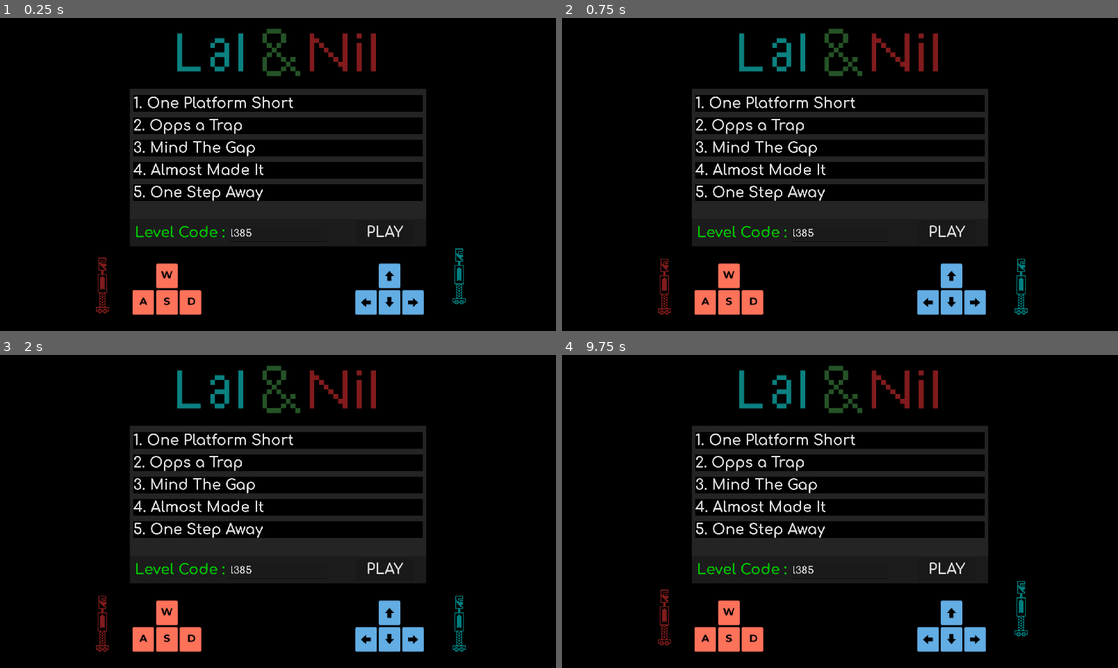
Above: before the commit, frames 1-4 (two rows, left to right).
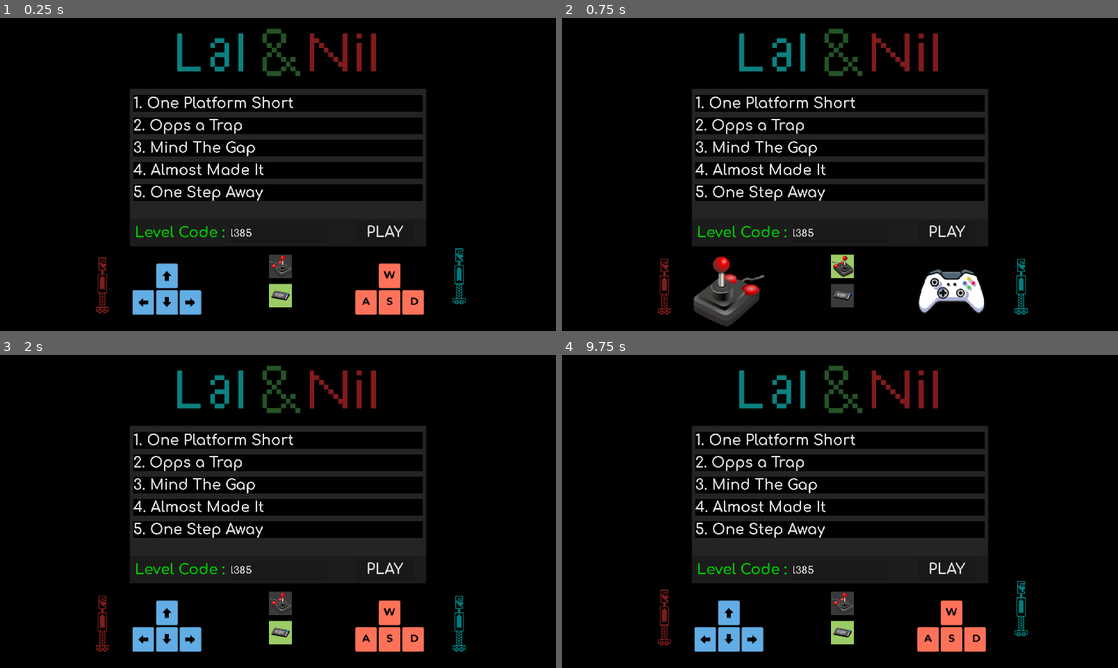
Above: after the commit, the same moments.

Repository: RetroRabiul/Lal_And_Nil
Game: Godot game, scene res://scenes/menu.tscn
The game is run twice, just before and just after one commit, with the same random seed, the same clock (stepped at 60 frames per second) and the same inputs.
Inputs (mouse positions are in pixels of both pictures, inside the frame that each line leads up to):
- Up to frame 1 (0.25 s): no input
- Up to frame 2 (0.75 s): click (840, 265) at 0.52 s
- Up to frame 3 (2 s): click (278, 633) at 1.27 s
- Up to frame 4 (9.75 s): click "PLAY" at 2 s; click (584, 373) at 2.75 s; click "PLAY" at 3.5 s; click (623, 373) at 4.25 s; click (623, 373) at 5 s; click (623, 373) at 5.75 s; tap Enter (play) at 6.5, 7.55 s; hold D (p1_right) 6.53-8.03 s; tap Left (p2_left) at 6.6 s; tap W (p1_jump) at 6.77, 7.07, 7.52, 7.82, 9.02, 9.05, 9.32 s; tap Right (p2_right) at 6.8, 7.35 s; hold A (p1_left) 8.03-8.78 s; hold Enter (play) 8.03-8.78 s; tap Tab (show_ui) at 8.3, 8.85 s; tap R (restart) at 8.75 s; hold D (p1_right) 8.78-9.5 s; click "Menu" at 9.5 s

The runs differ from the first frame. In frame 1, 3.1% of the frame differs, in the area x 23-77%, y 75-95%; in frame 2, 3.9%, in the area x 23-77%, y 75-99%; in frame 3, 3.1%; in frame 4, 3.1%.

Commit message:
controller selection main menu, key speed, both robots celebrate

Diff:
--- a/autoload/global_vars.gd
+++ b/autoload/global_vars.gd
@@ -20,3 +20,6 @@
 var level3_completed = false
 var level4_completed = false
 var level5_completed = false
+
+
+var using_joystick: bool = false
--- /dev/null
+++ b/key.gd
@@ -0,0 +1,58 @@
+extends Area2D
+
+@export var move_to = Vector2.ZERO
+@export var move_time = 0.5
+
+var start_pos = Vector2.ZERO
+var target_pos = Vector2.ZERO
+
+var going_up = false
+var direction = 1
+
+func _ready() -> void:
+	$Timer.wait_time = move_time
+	start_pos = global_position
+
+
+func _on_body_entered(body: Node2D) -> void:
+	if body.is_in_group("player1"):
+		$Collected_Sound.playing = true
+		print(self.global_position)
+		# Trigger camera shake
+		#var camera = get_viewport().get_camera_2d()
+		#if camera and camera.has_method("shake"):
+			#camera.shake()
+		await get_tree().create_timer(0.1).timeout
+		#await($Collected_Sound)
+		GlobalVars.key = true
+		GlobalSignal.key_owner.emit("player1", "player2")
+		#GlobalSignal.key_icon.emit()
+		print("Key",body)
+		_begin_moving()
+
+
+	if body.is_in_group("player2"):
+		$Collected_Sound.playing = true
+		print(self.global_position)
+		# Trigger camera shake
+		#var camera = get_viewport().get_camera_2d()
+		#if camera and camera.has_method("shake"):
+			#camera.shake()
+		await get_tree().create_timer(0.1).timeout
+		#await($Collected_Sound)
+		GlobalVars.key = true
+		GlobalSignal.key_owner.emit("player2", "player1")
+		#GlobalSignal.key_icon.emit()
+		print("Key",body)
+		_begin_moving()
+
+func _begin_moving():
+	#target_pos = start_pos + move_to
+	target_pos = Vector2(1836.0, 84.0)
+	var tween = create_tween()
+	tween.set_parallel()
+	tween.tween_property(self, "global_position", target_pos, move_time)
+	tween.tween_property(self, "scale", Vector2(2.5,2.5), move_time)
+	await get_tree().create_timer(3).timeout
+	GlobalSignal.key_icon.emit()
+	queue_free()
--- a/project.godot
+++ b/project.godot
@@ -24,7 +24,6 @@
 
 window/size/viewport_width=1920
 window/size/viewport_height=1080
-window/size/mode=3
 window/stretch/mode="viewport"
 
 [global_group]
@@ -44,27 +43,39 @@
 p1_right={
 "deadzone": 0.2,
 "events": [Object(InputEventKey,"resource_local_to_scene":false,"resource_name":"","device":-1,"window_id":0,"alt_press …(192 unchanged characters)…
+, Object(InputEventJoypadMotion,"resource_local_to_scene":false,"resource_name":"","device":-1,"axis":0,"axis_value":1.0,"script":null)
 ]
 }
 p1_jump={
 "deadzone": 0.2,
 "events": [Object(InputEventKey,"resource_local_to_scene":false,"resource_name":"","device":-1,"window_id":0,"alt_press …(192 unchanged characters)…
 , Object(InputEventJoypadMotion,"resource_local_to_scene":false,"resource_name":"","device":-1,"axis":1,"axis_value":-1.0,"script":null)
+, Object(InputEventJoypadMotion,"resource_local_to_scene":false,"resource_name":"","device":-1,"axis":1,"axis_value":-1.0,"script":null)
+, Object(InputEventJoypadButton,"resource_local_to_scene":false,"resource_name":"","device":-1,"button_index":2,"pressure":0.0,"pressed":true,"script":null)
+, Object(InputEventJoypadButton,"resource_local_to_scene":false,"resource_name":"","device":-1,"button_index":0,"pressure":0.0,"pressed":true,"script":null)
 ]
 }
 p2_left={
 "deadzone": 0.2,
 "events": [Object(InputEventKey,"resource_local_to_scene":false,"resource_name":"","device":-1,"window_id":0,"alt_press …(195 unchanged characters)…
+, Object(InputEventJoypadButton,"resource_local_to_scene":false,"resource_name":"","device":-1,"button_index":13,"pressure":0.0,"pressed":true,"script":null)
+, Object(InputEventJoypadMotion,"resource_local_to_scene":false,"resource_name":"","device":-1,"axis":0,"axis_value":-1.0,"script":null)
 ]
 }
 p2_right={
 "deadzone": 0.2,
 "events": [Object(InputEventKey,"resource_local_to_scene":false,"resource_name":"","device":-1,"window_id":0,"alt_press …(195 unchanged characters)…
+, Object(InputEventJoypadButton,"resource_local_to_scene":false,"resource_name":"","device":-1,"button_index":14,"pressure":0.0,"pressed":true,"script":null)
+, Object(InputEventJoypadMotion,"resource_local_to_scene":false,"resource_name":"","device":-1,"axis":0,"axis_value":1.0,"script":null)
 ]
 }
 p2_jump={
 "deadzone": 0.2,
 "events": [Object(InputEventKey,"resource_local_to_scene":false,"resource_name":"","device":-1,"window_id":0,"alt_press …(195 unchanged characters)…
+, Object(InputEventJoypadButton,"resource_local_to_scene":false,"resource_name":"","device":-1,"button_index":11,"pressure":0.0,"pressed":true,"script":null)
+, Object(InputEventJoypadButton,"resource_local_to_scene":false,"resource_name":"","device":-1,"button_index":3,"pressure":0.0,"pressed":true,"script":null)
+, Object(InputEventJoypadMotion,"resource_local_to_scene":false,"resource_name":"","device":-1,"axis":1,"axis_value":-1.0,"script":null)
+, Object(InputEventJoypadButton,"resource_local_to_scene":false,"resource_name":"","device":-1,"button_index":0,"pressure":0.0,"pressed":true,"script":null)
 ]
 }
 show_ui={
--- a/scenes/Almost_Made_It.tscn
+++ b/scenes/Almost_Made_It.tscn
@@ -126,12 +126,13 @@
 
 [node name="key" parent="." instance=ExtResource("8_40yot")]
 position = Vector2(1763, 668)
+move_speed = 700
 
 [node name="player_1" parent="." instance=ExtResource("9_88f2w")]
 position = Vector2(189, 897)
 
 [node name="player_2" parent="." instance=ExtResource("10_h38nd")]
-position = Vector2(1685, 913)
+position = Vector2(1693, 913)
 
 [node name="Camera" type="Camera2D" parent="."]
 position = Vector2(0, 575)
--- a/scenes/Mind_the_Gap.tscn
+++ b/scenes/Mind_the_Gap.tscn
@@ -109,12 +109,13 @@
 
 [node name="key" parent="." instance=ExtResource("9_p76dq")]
 position = Vector2(127, 339)
+move_speed = 1000
 
 [node name="player_1" parent="." instance=ExtResource("10_ouibg")]
 position = Vector2(98, 888)
 
 [node name="player_2" parent="." instance=ExtResource("11_fwkwp")]
-position = Vector2(165, 876)
+position = Vector2(186, 888)
 
 [node name="Camera" type="Camera2D" parent="."]
 position = Vector2(0, 575)
--- a/scenes/One_Step_Away.tscn
+++ b/scenes/One_Step_Away.tscn
@@ -97,9 +97,10 @@
 
 [node name="key" parent="." instance=ExtResource("6_gmht3")]
 position = Vector2(126, 460)
+move_speed = 1000
 
 [node name="player_1" parent="." instance=ExtResource("7_3yoqf")]
-position = Vector2(189, 174)
+position = Vector2(185, 195)
 
 [node name="player_2" parent="." instance=ExtResource("8_4em25")]
 position = Vector2(1625, 244)
--- a/scenes/door.tscn
+++ b/scenes/door.tscn
@@ -76,6 +76,7 @@
 theme_override_font_sizes/font_size = 32
 
 [node name="Timer" type="Timer" parent="."]
+wait_time = 2.0
 
 [connection signal="body_entered" from="." to="." method="_on_body_entered"]
 [connection signal="body_exited" from="." to="." method="_on_body_exited"]
--- a/scenes/menu.tscn
+++ b/scenes/menu.tscn
@@ -1,14 +1,16 @@
-[gd_scene load_steps=20 format=3 uid="uid://br0j444m4p7gx"]
+[gd_scene load_steps=22 format=3 uid="uid://br0j444m4p7gx"]
 
 [ext_resource type="Script" uid="uid://jegvsrqrjvlu" path="res://scripts/menu.gd" id="1_vjb58"]
 [ext_resource type="FontFile" uid="uid://k0lb3q5pibgv" path="res://assets/fonts/Comfortaa/static/Comfortaa-Bold.ttf" id="1_yqeox"]
 [ext_resource type="AudioStream" uid="uid://cjopom130hwci" path="res://assets/Audio/Button.wav" id="3_con2f"]
-[ext_resource type="Texture2D" uid="uid://bfrfrfahf1co3" path="res://assets/1.png" id="4_4ytvr"]
+[ext_resource type="Texture2D" uid="uid://bfrfrfahf1co3" path="res://assets/arrow_keys.png" id="4_4ytvr"]
 [ext_resource type="Texture2D" uid="uid://b245c0sler7mq" path="res://assets/2.png" id="5_g3eks"]
 [ext_resource type="PackedScene" uid="uid://6vgh3nl5ugj" path="res://scenes/player1.tscn" id="6_g3eks"]
 [ext_resource type="PackedScene" uid="uid://b4vbpkgaf2om0" path="res://scenes/player2.tscn" id="7_v86rl"]
 [ext_resource type="Texture2D" uid="uid://8jfg01fdf455" path="res://assets/lal_nil.png" id="8_13sgg"]
 [ext_resource type="AudioStream" uid="uid://cx6cvj1mqiptt" path="res://assets/Audio/bgm_9.wav" id="9_i6lef"]
+[ext_resource type="Texture2D" uid="uid://dg2nktsu7pmfs" path="res://assets/control-select/joy_off.png" id="10_mj5lg"]
+[ext_resource type="Texture2D" uid="uid://qvc12pfu3p6s" path="res://assets/control-select/key_off.png" id="11_ufwb2"]
 
 [sub_resource type="StyleBoxFlat" id="StyleBoxFlat_con2f"]
 bg_color = Color(0, 0, 0, 1)
@@ -48,6 +50,7 @@
 grow_horizontal = 2
 grow_vertical = 2
 script = ExtResource("1_vjb58")
+use_joystick = false
 
 [node name="ColorRect" type="ColorRect" parent="."]
 layout_mode = 1
@@ -226,12 +229,14 @@
 stream = ExtResource("3_con2f")
 
 [node name="Keys" type="Sprite2D" parent="."]
+unique_name_in_owner = true
 texture_filter = 1
 position = Vector2(576, 947)
 scale = Vector2(2, 2)
 texture = ExtResource("4_4ytvr")
 
 [node name="Arrows" type="Sprite2D" parent="."]
+unique_name_in_owner = true
 texture_filter = 1
 position = Vector2(1345, 947)
 scale = Vector2(2, 2)
@@ -283,6 +288,40 @@
 [node name="AudioStreamPlayer" type="AudioStreamPlayer" parent="."]
 stream = ExtResource("9_i6lef")
 autoplay = true
+
+[node name="JoySelect" type="TextureButton" parent="."]
+unique_name_in_owner = true
+layout_mode = 1
+anchors_preset = 7
+anchor_left = 0.5
+anchor_top = 1.0
+anchor_right = 0.5
+anchor_bottom = 1.0
+offset_left = -31.0
+offset_top = -263.0
+offset_right = 169.0
+offset_bottom = -63.0
+grow_horizontal = 2
+grow_vertical = 0
+scale = Vector2(0.4, 0.4)
+texture_normal = ExtResource("10_mj5lg")
+
+[node name="KeySelect" type="TextureButton" parent="."]
+unique_name_in_owner = true
+layout_mode = 1
+anchors_preset = 7
+anchor_left = 0.5
+anchor_top = 1.0
+anchor_right = 0.5
+anchor_bottom = 1.0
+offset_left = -31.0
+offset_top = -162.0
+offset_right = 169.0
+offset_bottom = 38.0
+grow_horizontal = 2
+grow_vertical = 0
+scale = Vector2(0.4, 0.4)
+texture_normal = ExtResource("11_ufwb2")
 
 [connection signal="pressed" from="ColorRect/VBoxContainer/Level_1" to="." method="_on_level_1_pressed"]
 [connection signal="pressed" from="ColorRect/VBoxContainer/Level_2" to="." method="_on_level_2_pressed"]
@@ -291,3 +330,5 @@
 [connection signal="pressed" from="ColorRect/VBoxContainer/Level_5" to="." method="_on_level_5_pressed"]
 [connection signal="text_changed" from="ColorRect/ColorRect/LevelCode" to="." method="_on_level_code_text_changed"]
 [connection signal="pressed" from="ColorRect/ColorRect/PlayButton" to="." method="_on_button_pressed"]
+[connection signal="pressed" from="JoySelect" to="." method="_on_joy_select_pressed"]
+[connection signal="pressed" from="KeySelect" to="." method="_on_key_select_pressed"]
--- a/scenes/ui.tscn
+++ b/scenes/ui.tscn
@@ -29,6 +29,7 @@
 anchor_bottom = 1.0
 grow_horizontal = 2
 grow_vertical = 2
+mouse_filter = 2
 
 [node name="key_icon" type="Sprite2D" parent="key_collected"]
 position = Vector2(1836, 84)
--- a/scripts/door.gd
+++ b/scripts/door.gd
@@ -28,7 +28,7 @@
 	if body.is_in_group(str(key_owner)):
 		player_count += 1
 		print(player_count, key_owner)
-		GlobalSignal.player_celebrating.emit(key_owner)
+
 		if GlobalVars.key == true:
 			opened = true
 			%DoorAnim.play("open")
@@ -36,15 +36,19 @@
 			%Label.show()
 			if player_count == 2:
 				$Timer.start()
+				GlobalSignal.player_celebrating.emit(key_owner)
+				GlobalSignal.player_celebrating.emit(other_player)
 	if  body.is_in_group(str(other_player)):
 		player_count += 1
 		print(player_count, other_player)
 		if opened:
-			GlobalSignal.player_celebrating.emit(other_player)
+
 			print("player Celebrating")
 			#$Timer.start()
 		if player_count == 2:
 			$Timer.start()
+			GlobalSignal.player_celebrating.emit(other_player)
+			GlobalSignal.player_celebrating.emit(key_owner)
 
 func _on_body_exited(body: Node2D) -> void:
 	if body.is_in_group(str(key_owner)):
--- a/scripts/key.gd
+++ b/scripts/key.gd
@@ -1,7 +1,8 @@
 extends Area2D
 
 @export var move_to = Vector2.ZERO
-@export var move_time = 0.5
+@export var move_speed = 350
+
 
 var start_pos = Vector2.ZERO
 var target_pos = Vector2.ZERO
@@ -9,8 +10,10 @@
 var going_up = false
 var direction = 1
 
+
+
 func _ready() -> void:
-	$Timer.wait_time = move_time
+
 	start_pos = global_position
 
 
@@ -48,9 +51,13 @@
 
 func _begin_moving():
 	target_pos = Vector2(1836.0, 84.0)
+	var dist = global_position.distance_to(target_pos)
+	var move_time = dist/move_speed
+	$Timer.wait_time = move_time
 	var tween = create_tween()
+	tween.set_parallel()
 	tween.tween_property(self, "global_position", target_pos, move_time)
 	tween.tween_property(self, "scale", Vector2(2.5,2.5), move_time)
-	await get_tree().create_timer(3).timeout
+	await get_tree().create_timer(move_time).timeout
 	GlobalSignal.key_icon.emit()
 	queue_free()
--- a/scripts/menu.gd
+++ b/scripts/menu.gd
@@ -4,9 +4,29 @@
 
 #@onready var my_button :  Button = %PlayButton
 
+var joy_on_image:CompressedTexture2D = preload("res://assets/control-select/joy_on.png")
+var joy_off_image:CompressedTexture2D = preload("res://assets/control-select/joy_off.png")
+var key_on_image:CompressedTexture2D = preload("res://assets/control-select/key_on.png")
+var key_off_image:CompressedTexture2D = preload("res://assets/control-select/key_off.png")
+
+var use_arrow_keys: CompressedTexture2D = preload("res://assets/arrow_keys.png")
+var use_wasd: CompressedTexture2D = preload("res://assets/wasd_keys.png")
+var use_joy: CompressedTexture2D = preload("res://assets/use_joy.png")
+var use_controller: CompressedTexture2D = preload("res://assets/use_controller.png")
+
+@export var use_joystick: bool = true
+
 # Called when the node enters the scene tree for the first time.
 func _ready() -> void:
+	GlobalVars.using_joystick = use_joystick
+	var pads = Input.get_connected_joypads()
+	for id in pads:
+		print("Found controller: ID=", id, " Name=", Input.get_joy_name(id))
 	#%PlayButton.disabled = true
+	if GlobalVars.using_joystick:
+		_on_joy_select_pressed()
+	else:
+		_on_key_select_pressed()
 	input_code.text = GlobalVars.level1_code
 	# Check if level 1 was completed
 	if GlobalVars.level1_completed:
@@ -99,3 +119,23 @@
 		input_code.text = GlobalVars.level5_code
 	else:
 		input_code.text = ""
+
+
+func _on_joy_select_pressed() -> void:
+	GlobalVars.using_joystick = true
+	%JoySelect.texture_normal = joy_on_image
+	%KeySelect.texture_normal = key_off_image
+
+	%Keys.texture = use_joy
+	%Arrows.texture = use_controller
+
+
+
+
+func _on_key_select_pressed() -> void:
+	GlobalVars.using_joystick = false
+	%JoySelect.texture_normal = joy_off_image
+	%KeySelect.texture_normal = key_on_image
+
+	%Keys.texture = use_wasd
+	%Arrows.texture = use_arrow_keys
--- a/scripts/player.gd
+++ b/scripts/player.gd
@@ -14,6 +14,10 @@
 
 enum PlayerState { IDLE, CELEBRATING }
 @export var state: PlayerState = PlayerState.IDLE : set = set_state
+
+var device_id: int = 1
+
+var device_ok: bool = true
 
 
 func _ready() -> void:
@@ -45,6 +49,11 @@
 		elif power == 1:
 			print("player1 gets big")
 
+func _unhandled_input(event: InputEvent) -> void:
+	print ("player 1 ", event.device)
+
+	device_ok = event.device == device_id
+
 
 func _physics_process(delta: float) -> void:
 	direction.x = 0
@@ -56,83 +65,62 @@
 		velocity += get_gravity() * delta
 
 	# Handle jump.
-	if Input.is_action_just_pressed("p1_jump") and is_on_floor():
-		velocity.y = JUMP_VELOCITY
-
-	# Get the input direction and handle the movement/deceleration.
-	# As good practice, you should replace UI actions with custom gameplay actions.
-
-	#if Input.is_action_just_pressed("show_ui"):
-		#GlobalSignal.emit_signal("ui_state")
 
 
-	if Input.is_action_just_pressed("p1_left"):
-		array.append("p1_left")
-		#
-		#direction.x -= speed
-		#$PlayerAnimation.play("walk")
-		#$PlayerAnimation.flip_h = true
+	if device_ok or !GlobalVars.using_joystick:
+
+		if Input.is_action_just_pressed("p1_jump") and is_on_floor():
+			velocity.y = JUMP_VELOCITY
+
+		if Input.is_action_just_pressed("p1_left"):
+			array.append("p1_left")
+			#
+			#direction.x -= speed
+			#$PlayerAnimation.play("walk")
+			#$PlayerAnimation.flip_h = true
 
 
-	if Input.is_action_just_released("p1_left"):
-		if "p1_left" in array:
-			array.erase("p1_left")
+		if Input.is_action_just_released("p1_left"):
+			if "p1_left" in array:
+				array.erase("p1_left")
 
 
-	if Input.is_action_just_pressed("p1_right"):
-		array.append("p1_right")
+		if Input.is_action_just_pressed("p1_right"):
+			array.append("p1_right")
 
-		#direction.x += speed
-		#$PlayerAnimation.play("walk")
-		#$PlayerAnimation.flip_h = false
+			#direction.x += speed
+			#$PlayerAnimation.play("walk")
+			#$PlayerAnimation.flip_h = false
 
-	if Input.is_action_just_released("p1_right"):
-		if "p1_right" in array:
-			array.erase("p1_right")
+		if Input.is_action_just_released("p1_right"):
+			if "p1_right" in array:
+				array.erase("p1_right")
 
 
-	if not array.is_empty():
-		var last_direction = array.size() - 1
-		face_in_this_direction = array[last_direction]
+		if not array.is_empty():
+			var last_direction = array.size() - 1
+			face_in_this_direction = array[last_direction]
 
-		#print ("MOVE TO ", face_in_this_direction)
-	else:
-		face_in_this_direction = "stop"
+			#print ("MOVE TO ", face_in_this_direction)
+		else:
+			face_in_this_direction = "stop"
 
-	if can_move :
-		match face_in_this_direction:
-			"p1_left":
-				direction.x -= speed
-				$PlayerAnimation.play("walk")
-				$PlayerAnimation.flip_h = true
+		if can_move :
+			match face_in_this_direction:
+				"p1_left":
+					direction.x -= speed
+					$PlayerAnimation.play("walk")
+					$PlayerAnimation.flip_h = true
 
-			"p1_right":
-				direction.x += speed
-				$PlayerAnimation.play("walk")
-				$PlayerAnimation.flip_h = false
+				"p1_right":
+					direction.x += speed
+					$PlayerAnimation.play("walk")
+					$PlayerAnimation.flip_h = false
 
-			"stop":
-				$PlayerAnimation.play("idle")
+				"stop":
+					$PlayerAnimation.play("idle")
 
-	#for body in get_overlapping_bodies():
-		#if body is StaticBody2D and body.has_variable("state"):
-			#var can_pass = false
-			#match body.state:
-				#body.WallState.NORMAL:
-					#can_pass = false
-				#body.WallState.GREEN:
-					#can_pass = player_color == "green"
-				#body.WallState.BLUE:
-					#can_pass = player_color == "blue"
-					#
-			#if can_pass:
-				## Turn off collision mask for this wall
-				#set_collision_mask_value(body.collision_layer, false)
-			#else:
-				## Turn it back on
-				#set_collision_mask_value(body.collision_layer, true)
-		## No wall or normal object → move freely
-		#
+
 
 	for i in range(get_slide_collision_count()):
 		var collision = get_slide_collision(i)
--- a/scripts/player_2.gd
+++ b/scripts/player_2.gd
@@ -13,10 +13,12 @@
 @export var can_move = true
 @export var power_scale : float = 1.5
 
+var device_ok: bool = true
 
 enum PlayerState { IDLE, CELEBRATING }
 @export var state: PlayerState = PlayerState.IDLE : set = set_state
 
+var device_id: int = 0
 
 func _ready() -> void:
 	set_state(state)
@@ -49,6 +51,17 @@
 			print("player2 gets big")
 
 
+
+func _unhandled_input(event: InputEvent) -> void:
+	print ("player 2 ", event.device)
+
+	device_ok = event.device == device_id
+
+
+
+
+
+
 func _physics_process(delta: float) -> void:
 	direction.x = 0
 	#direction.y += gravity * delta
@@ -58,61 +71,57 @@
 	if not is_on_floor():
 		velocity += get_gravity() * delta
 
-	# Handle jump.
-	if Input.is_action_just_pressed("p2_jump") and is_on_floor():
-		velocity.y = JUMP_VELOCITY
+	if device_ok or !GlobalVars.using_joystick:
 
-	# Get the input direction and handle the movement/deceleration.
-	# As good practice, you should replace UI actions with custom gameplay actions.
+		# Handle jump.
+		if Input.is_action_just_pressed("p2_jump") and is_on_floor():
+			velocity.y = JUMP_VELOCITY
 
 
-	if Input.is_action_just_pressed("p2_left"):
-		array.append("p2_left")
-		#
-		#direction.x -= speed
-		#$PlayerAnimation.play("walk")
-		#$PlayerAnimation.flip_h = true
 
 
-	if Input.is_action_just_released("p2_left"):
-		if "p2_left" in array:
-			array.erase("p2_left")
+		if Input.is_action_just_pressed("p2_left"):
+			array.append("p2_left")
 
 
-	if Input.is_action_just_pressed("p2_right"):
-		array.append("p2_right")
 
-		#direction.x += speed
-		#$PlayerAnimation.play("walk")
-		#$PlayerAnimation.flip_h = false
-
-	if Input.is_action_just_released("p2_right"):
-		if "p2_right" in array:
-			array.erase("p2_right")
+		if Input.is_action_just_released("p2_left"):
+			if "p2_left" in array:
+				array.erase("p2_left")
 
 
-	if not array.is_empty():
-		var last_direction = array.size() - 1
-		face_in_this_direction = array[last_direction]
+		if Input.is_action_just_pressed("p2_right"):
+			array.append("p2_right")
 
-		#print ("MOVE TO ", face_in_this_direction)
-	else:
-		face_in_this_direction = "stop"
 
-	if can_move :
-		match face_in_this_direction:
-			"p2_left":
-				direction.x -= speed
-				$PlayerAnimation.play("walk")
-				$PlayerAnimation.flip_h = true
 
-			"p2_right":
-				direction.x += speed
-				$PlayerAnimation.play("walk")
-				$PlayerAnimation.flip_h = false
+		if Input.is_action_just_released("p2_right"):
+			if "p2_right" in array:
+				array.erase("p2_right")
 
-			"stop":
-				$PlayerAnimation.play("idle")
+
+		if not array.is_empty():
+			var last_direction = array.size() - 1
+			face_in_this_direction = array[last_direction]
+
+			#print ("MOVE TO ", face_in_this_direction)
+		else:
+			face_in_this_direction = "stop"
+
+		if can_move :
+			match face_in_this_direction:
+				"p2_left":
+					direction.x -= speed
+					$PlayerAnimation.play("walk")
+					$PlayerAnimation.flip_h = true
+
+				"p2_right":
+					direction.x += speed
+					$PlayerAnimation.play("walk")
+					$PlayerAnimation.flip_h = false
+
+				"stop":
+					$PlayerAnimation.play("idle")
 
 
 
Not shown, changed: assets/arrow.png.import
Renamed: assets/1.png -> assets/arrow_keys.png
Not shown, changed: assets/arrow_keys.png.import
Not shown, changed: assets/buttons/button1.png.import
Not shown, changed: assets/buttons/button2.png.import
Not shown, changed: assets/buttons/button3.png.import
Not shown, changed: assets/buttons/button4.png.import
Binary file added: assets/control-select/joy_off.png
Not shown, added: assets/control-select/joy_off.png.import
Binary file added: assets/control-select/joy_on.png
Not shown, added: assets/control-select/joy_on.png.import
Binary file added: assets/control-select/key_off.png
(and 38 more such lines)
